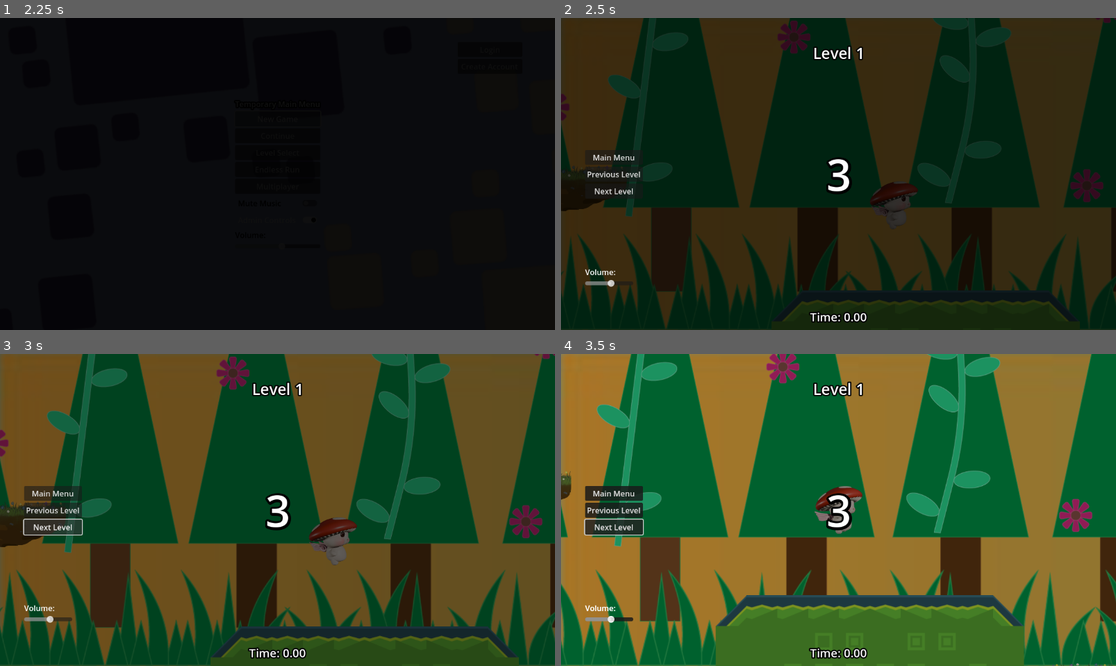
Above: before the commit, frames 1-4 (two rows, left to right).
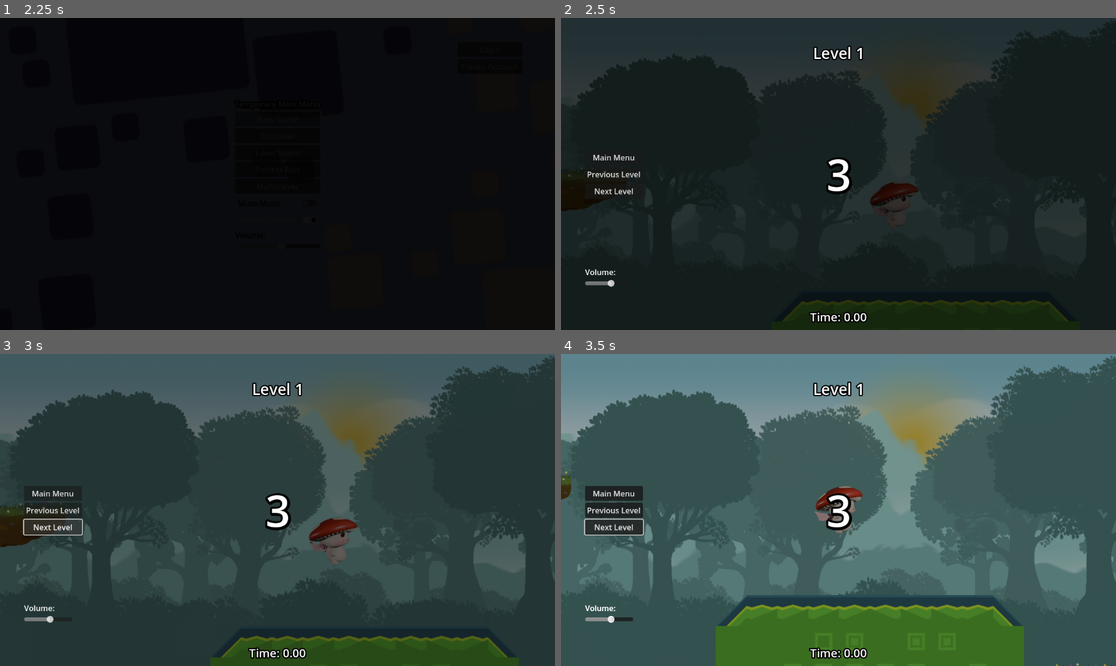
Above: after the commit, the same moments.

Repository: dustngroh/CapstoneProject
Game: Godot game, scene res://scenes/main/Game.tscn
The game is run twice, just before and just after one commit, with the same random seed, the same clock (stepped at 60 frames per second) and the same inputs. The engine's default icon, where the game draws it, is replaced by a stand-in: a white triangle on a blue panel in a dark square.
Inputs:
- Up to frame 1 (2.25 s): tap Enter at 0.5 s; hold Right (walk_right) 0.53-1.25 s; tap Space (jump) at 0.77 s; click "New Game" at 1.25 s; click "New Game" at 2 s
- Up to frame 2 (2.5 s): no input
- Up to frame 3 (3 s): click "Next Level" at 2.75 s
- Up to frame 4 (3.5 s): no input

Frame 1 is identical in both runs. In frame 2, 52% of the frame differs, in the area x 0-100%, y 0-100%; in frame 3, 88%; in frame 4, 85%.

Commit message:
Integrate new backgrounds

Diff:
--- a/run-game/scenes/levels/BaseLevel.tscn
+++ b/run-game/scenes/levels/BaseLevel.tscn
@@ -4,11 +4,11 @@
 [ext_resource type="PackedScene" uid="uid://bh68ke5pd617u" path="res://scenes/entities/characters/player/character_body_2d.tscn" id="2_qdxsp"]
 [ext_resource type="PackedScene" uid="uid://c7dcnp2hndaih" path="res://scenes/common/win_zone.tscn" id="2_yau4l"]
 [ext_resource type="PackedScene" uid="uid://coopu6svniep4" path="res://scenes/common/touch_controls.tscn" id="4_iqqkr"]
-[ext_resource type="Texture2D" uid="uid://bvgj1c46nqxqx" path="res://assets/level/backgrounds/level bkgd night.jpg" id="5_lxewm"]
 [ext_resource type="Texture2D" uid="uid://ob535jmd8i2a" path="res://assets/level/backgrounds/level bkgd trees night.png" id="6_ybrnv"]
 [ext_resource type="Texture2D" uid="uid://hximtx50slo3" path="res://assets/level/backgrounds/level bkgd grass night.png" id="7_ja628"]
 [ext_resource type="PackedScene" uid="uid://dg7278bc2g4bx" path="res://scenes/common/admin_controls.tscn" id="8_nyb32"]
 [ext_resource type="TileSet" uid="uid://kgj2kuo4olk6" path="res://assets/level/forest_tile_set.tres" id="9_k7avm"]
+[ext_resource type="Texture2D" uid="uid://c1cin2yom3816" path="res://assets/level/backgrounds/level1.png" id="10_2cqki"]
 
 [sub_resource type="WorldBoundaryShape2D" id="WorldBoundaryShape2D_16w4h"]
 
@@ -17,6 +17,14 @@
 player_scene = ExtResource("2_qdxsp")
 admin_controls_scene = ExtResource("8_nyb32")
 touch_controls_scene = ExtResource("4_iqqkr")
+
+[node name="Parallax2D" type="Parallax2D" parent="."]
+scroll_scale = Vector2(0, 0)
+
+[node name="Sprite2D" type="Sprite2D" parent="Parallax2D"]
+scale = Vector2(1.3, 1.3)
+texture = ExtResource("10_2cqki")
+centered = false
 
 [node name="Timer" type="Timer" parent="."]
 
@@ -30,16 +38,17 @@
 shape = SubResource("WorldBoundaryShape2D_16w4h")
 
 [node name="ParallaxBackground" type="ParallaxBackground" parent="."]
+visible = false
+follow_viewport_enabled = true
 
 [node name="Background" type="ParallaxLayer" parent="ParallaxBackground"]
-motion_scale = Vector2(0, 0)
 
 [node name="Sprite2D" type="Sprite2D" parent="ParallaxBackground/Background"]
-position = Vector2(2295, 1594.5)
-scale = Vector2(7.18125, 6.63958)
-texture = ExtResource("5_lxewm")
+texture = ExtResource("10_2cqki")
+centered = false
 
 [node name="Trees" type="ParallaxLayer" parent="ParallaxBackground"]
+visible = false
 motion_scale = Vector2(0.2, 0.2)
 
 [node name="Sprite2D" type="Sprite2D" parent="ParallaxBackground/Trees"]
@@ -48,6 +57,7 @@
 centered = false
 
 [node name="Grass" type="ParallaxLayer" parent="ParallaxBackground"]
+visible = false
 motion_scale = Vector2(0.5, 0)
 
 [node name="Sprite2D" type="Sprite2D" parent="ParallaxBackground/Grass"]
--- a/run-game/scenes/levels/base_level.gd
+++ b/run-game/scenes/levels/base_level.gd
@@ -36,16 +36,8 @@
 
 
 func _ready():
-	var screen_height = get_viewport().get_visible_rect().size.y
-	var grass_sprite = $ParallaxBackground/Grass/Sprite2D
-	var trees_sprite = $ParallaxBackground/Trees/Sprite2D
-	var grass_height = grass_sprite.texture.get_height() * grass_sprite.scale.y
-	var trees_height = trees_sprite.texture.get_height() * trees_sprite.scale.y
-	grass_sprite.position.y = screen_height - grass_height
-	trees_sprite.position.y = screen_height - trees_height
-	$ParallaxBackground/Grass.motion_mirroring = Vector2(grass_sprite.texture.get_width() * grass_sprite.scale.x, 0)
-	$ParallaxBackground/Trees.motion_mirroring = Vector2(trees_sprite.texture.get_width() * trees_sprite.scale.x + 50, 0)
-
+	resize_background()
+	get_viewport().size_changed.connect(resize_background)
 
 	spawn_player()
 
@@ -98,6 +90,24 @@
 	if timer_running:
 		elapsed_time += delta
 		update_timer_display()
+
+
+func resize_background():
+	var screen_size = get_viewport().get_visible_rect().size
+	var texture_size = $Parallax2D/Sprite2D.texture.get_size()
+
+	# First: scale by Y to maintain aspect ratio
+	var scale_y = screen_size.y / texture_size.y
+	var scaled_width = texture_size.x * scale_y
+
+	# Check if X does not fill screen
+	if scaled_width < screen_size.x:
+		# Scale by X instead
+		var scale_x = screen_size.x / texture_size.x
+		$Parallax2D/Sprite2D.scale = Vector2(scale_x, scale_x)
+	else:
+		$Parallax2D/Sprite2D.scale = Vector2(scale_y, scale_y)
+
 
 func update_timer_display():
 	time_label.text = "Time: %.2f" % elapsed_time  # Show time in seconds with 2 decimals
--- a/run-game/scenes/levels/main_levels/level_1.tscn
+++ b/run-game/scenes/levels/main_levels/level_1.tscn
@@ -1,8 +1,7 @@
-[gd_scene load_steps=8 format=4 uid="uid://jco3g4ho4nea"]
+[gd_scene load_steps=7 format=4 uid="uid://jco3g4ho4nea"]
 
 [ext_resource type="PackedScene" uid="uid://ds5twxhi7yq7j" path="res://scenes/levels/BaseLevel.tscn" id="1_x5cf2"]
 [ext_resource type="TileSet" uid="uid://bdaudv74wslo5" path="res://assets/level/test_tiles.tres" id="2_h5ykl"]
-[ext_resource type="Texture2D" uid="uid://43uwuj1ws4ib" path="res://assets/level/backgrounds/level bkgd sunset.jpg" id="2_j5840"]
 [ext_resource type="Texture2D" uid="uid://cg73lifu0b6gc" path="res://assets/level/backgrounds/level bkgd trees demo.png" id="3_x5tvq"]
 [ext_resource type="PackedScene" uid="uid://crlmo14rtbpw2" path="res://scenes/entities/items/speed_boost_item.tscn" id="3_x7g4m"]
 [ext_resource type="Texture2D" uid="uid://cx18ump3aw16" path="res://assets/level/backgrounds/level bkgd grass demo.png" id="4_nc4o4"]
@@ -10,21 +9,14 @@
 
 [node name="Level1" instance=ExtResource("1_x5cf2")]
 
-[node name="SpawnPoint" parent="." index="1"]
+[node name="SpawnPoint" parent="." index="2"]
 position = Vector2(254.657, 782.622)
-
-[node name="Sprite2D" parent="ParallaxBackground/Background" index="0"]
-position = Vector2(6884, 3573)
-texture = ExtResource("2_j5840")
 
 [node name="Sprite2D" parent="ParallaxBackground/Trees" index="0"]
 texture = ExtResource("3_x5tvq")
 
 [node name="Sprite2D" parent="ParallaxBackground/Grass" index="0"]
 texture = ExtResource("4_nc4o4")
-
-[node name="WinZone" parent="." index="4"]
-position = Vector2(8202, 386)
 
 [node name="OldMap" type="TileMapLayer" parent="." index="5"]
 tile_map_data = PackedByteArray("AAAJABwAAAAAAAkAAgAJABsAAAAAAAkAAgAJABoAAAAAAAkAAgAJABkAAAAAAAkAAgAJABgAAAAAAAkAAgAJAB …(58000 unchanged characters)…
@@ -39,8 +31,8 @@
 [node name="SpeedBoostItem3" parent="." index="8" instance=ExtResource("3_x7g4m")]
 position = Vector2(5859.08, 419.551)
 
-[node name="BaseTileMap" parent="." index="9"]
-tile_map_data = PackedByteArray("AAAHAAsAAQACAAMAAAAIAAsAAQADAAMAAAAJAAsAAQAEAAMAAAALAAsAAQACAAMAAAAMAAsAAQADAAMAAAANAAsAAQAEAAMAAAAPAAsAAQACAAMAAAAQAAsAAQADAAMAAAARAAsAAQAEAAMAAAD6/wcAAQACAAMAAAD7/wcAAQADAAMAAAD8/wcAAQAEAAMAAAA=")
+[node name="WinZone" parent="." index="9"]
+position = Vector2(8202, 386)
 
 [node name="Spring" parent="." index="10" instance=ExtResource("7_u76kl")]
 position = Vector2(3281, 910)
@@ -48,3 +40,6 @@
 [node name="Spring2" parent="." index="11" instance=ExtResource("7_u76kl")]
 position = Vector2(4582, 667)
 bounce_force = -2000.0
+
+[node name="BaseTileMap" parent="." index="12"]
+tile_map_data = PackedByteArray("AAAHAAsAAQACAAMAAAAIAAsAAQADAAMAAAAJAAsAAQAEAAMAAAALAAsAAQACAAMAAAAMAAsAAQADAAMAAAANAAsAAQAEAAMAAAAPAAsAAQACAAMAAAAQAAsAAQADAAMAAAARAAsAAQAEAAMAAAD6/wcAAQACAAMAAAD7/wcAAQADAAMAAAD8/wcAAQAEAAMAAAA=")
--- a/run-game/scenes/levels/main_levels/level_2.tscn
+++ b/run-game/scenes/levels/main_levels/level_2.tscn
@@ -2,20 +2,17 @@
 
 [ext_resource type="PackedScene" uid="uid://ds5twxhi7yq7j" path="res://scenes/levels/BaseLevel.tscn" id="1_qqkmf"]
 [ext_resource type="TileSet" uid="uid://bdaudv74wslo5" path="res://assets/level/test_tiles.tres" id="2_503dh"]
-[ext_resource type="Texture2D" uid="uid://bhe8qbsxe27cd" path="res://assets/level/backgrounds/set3_background.png" id="4_m7rbi"]
+[ext_resource type="Texture2D" uid="uid://bkjrohmgq25bd" path="res://assets/level/backgrounds/level2.png" id="2_m8ppy"]
 [ext_resource type="PackedScene" uid="uid://crlmo14rtbpw2" path="res://scenes/entities/items/speed_boost_item.tscn" id="5_wm04e"]
 
 [node name="Level 2" instance=ExtResource("1_qqkmf")]
 current_level_number = 2
 
-[node name="SpawnPoint" parent="." index="1"]
+[node name="Sprite2D" parent="Parallax2D" index="0"]
+texture = ExtResource("2_m8ppy")
+
+[node name="SpawnPoint" parent="." index="2"]
 position = Vector2(367.569, 614.941)
-
-[node name="Sprite2D" parent="ParallaxBackground/Background" index="0"]
-texture = ExtResource("4_m7rbi")
-
-[node name="WinZone" parent="." index="4"]
-position = Vector2(7378, 578)
 
 [node name="OldMap" type="TileMapLayer" parent="." index="5"]
 tile_map_data = PackedByteArray("AAAUADQAAAAEAAgAAAAUADMAAAACAAgAAAAUADIAAAAEAAgAAAAUADEAAAAEAAgAAAAUADAAAAAEAAgAAAAUAC …(123168 unchanged characters)…
@@ -32,3 +29,6 @@
 
 [node name="SpeedBoostItem4" parent="." index="9" instance=ExtResource("5_wm04e")]
 position = Vector2(5008.98, 1256.39)
+
+[node name="WinZone" parent="." index="10"]
+position = Vector2(7378, 578)
--- a/run-game/scenes/levels/main_levels/level_3.tscn
+++ b/run-game/scenes/levels/main_levels/level_3.tscn
@@ -1,6 +1,7 @@
-[gd_scene load_steps=5 format=4 uid="uid://il6lmkbwu62k"]
+[gd_scene load_steps=6 format=4 uid="uid://il6lmkbwu62k"]
 
 [ext_resource type="PackedScene" uid="uid://ds5twxhi7yq7j" path="res://scenes/levels/BaseLevel.tscn" id="1_fgr6e"]
+[ext_resource type="Texture2D" uid="uid://x4ibb3vrvfx2" path="res://assets/level/backgrounds/level3.png" id="2_g2aj3"]
 [ext_resource type="TileSet" uid="uid://cpgcav0o3xltg" path="res://scenes/levels/test_levels/test_tile_set.tres" id="2_ulylh"]
 [ext_resource type="Texture2D" uid="uid://da06vysvw5e7s" path="res://assets/level/backgrounds/set2_background.png" id="4_jt047"]
 [ext_resource type="PackedScene" uid="uid://crlmo14rtbpw2" path="res://scenes/entities/items/speed_boost_item.tscn" id="4_wvpn8"]
@@ -8,11 +9,11 @@
 [node name="Level3" instance=ExtResource("1_fgr6e")]
 current_level_number = 3
 
-[node name="SpawnPoint" parent="." index="1"]
+[node name="Sprite2D" parent="Parallax2D" index="0"]
+texture = ExtResource("2_g2aj3")
+
+[node name="SpawnPoint" parent="." index="2"]
 position = Vector2(-1504.69, 839.066)
-
-[node name="Sprite2D" parent="ParallaxBackground/Background" index="0"]
-texture = ExtResource("4_jt047")
 
 [node name="OldMap" type="TileMapLayer" parent="." index="4"]
 tile_map_data = PackedByteArray("AACb/zsAAAADAAAAAACc/zsAAAADAAAAAACd/zsAAAADAAAAAACe/zsAAAADAAAAAACf/zsAAAADAAAAAACg/z …(5520 unchanged characters)…
@@ -26,8 +27,11 @@
 text = "Level 3
 Good luck this one's hard"
 
-[node name="WinZone" parent="." index="6"]
-position = Vector2(849, 976)
+[node name="Sprite2D" parent="ParallaxBackground/Background" index="0"]
+texture = ExtResource("4_jt047")
 
 [node name="SpeedBoostItem" parent="." index="7" instance=ExtResource("4_wvpn8")]
 position = Vector2(-586.083, 1033.14)
+
+[node name="WinZone" parent="." index="8"]
+position = Vector2(849, 976)
--- a/run-game/scenes/levels/main_levels/level_4.tscn
+++ b/run-game/scenes/levels/main_levels/level_4.tscn
@@ -1,63 +1,43 @@
 [gd_scene load_steps=5 format=4 uid="uid://ksbuei68jtj2"]
 
 [ext_resource type="PackedScene" uid="uid://ds5twxhi7yq7j" path="res://scenes/levels/BaseLevel.tscn" id="1_islso"]
-[ext_resource type="Texture2D" uid="uid://cgxc1wnbj8dl7" path="res://assets/level_select/level map.jpg" id="2_4i1cn"]
 [ext_resource type="TileSet" uid="uid://cpgcav0o3xltg" path="res://scenes/levels/test_levels/test_tile_set.tres" id="2_me2ul"]
+[ext_resource type="Texture2D" uid="uid://b525vybowk2i6" path="res://assets/level/backgrounds/level4.png" id="2_mvvt6"]
 [ext_resource type="PackedScene" uid="uid://b83jnvp62cq81" path="res://scenes/entities/obstacles/dummy_ball.tscn" id="3_egd4i"]
 
 [node name="Level4" instance=ExtResource("1_islso")]
 current_level_number = 4
 countdown_seconds = 0
 
-[node name="Background" type="TextureRect" parent="." index="1"]
-offset_left = -157.0
-offset_top = -215.0
-offset_right = 1764.0
-offset_bottom = 866.0
-scale = Vector2(2, 2)
-texture = ExtResource("2_4i1cn")
+[node name="Sprite2D" parent="Parallax2D" index="0"]
+texture = ExtResource("2_mvvt6")
 
 [node name="SpawnPoint" parent="." index="2"]
 position = Vector2(684.873, 752.449)
 
-[node name="Sprite2D" parent="ParallaxBackground/Background" index="0"]
-visible = false
-
-[node name="ColorRect" type="ColorRect" parent="ParallaxBackground/Background" index="1"]
-anchors_preset = 15
-anchor_right = 1.0
-anchor_bottom = 1.0
-offset_left = -4619.0
-offset_top = -2535.0
-offset_right = 6881.0
-offset_bottom = 4681.0
-grow_horizontal = 2
-grow_vertical = 2
-color = Color(0.172549, 0.768627, 0.858824, 1)
-
-[node name="OldMap" type="TileMapLayer" parent="." index="5"]
+[node name="OldMap" type="TileMapLayer" parent="." index="4"]
 tile_map_data = PackedByteArray("AAAEAD0AAAADAAAAAAAFAD0AAAADAAAAAAAGAD0AAAADAAAAAAAHAD0AAAADAAAAAAAIAD0AAAADAAAAAAAJAD …(6912 unchanged characters)…
 tile_set = ExtResource("2_me2ul")
 
-[node name="RigidBody2D" parent="." index="6" instance=ExtResource("3_egd4i")]
+[node name="RigidBody2D" parent="." index="5" instance=ExtResource("3_egd4i")]
 position = Vector2(1344, 453)
 
-[node name="RigidBody2D2" parent="." index="7" instance=ExtResource("3_egd4i")]
+[node name="RigidBody2D2" parent="." index="6" instance=ExtResource("3_egd4i")]
 position = Vector2(1612, 340)
 
-[node name="RigidBody2D3" parent="." index="8" instance=ExtResource("3_egd4i")]
+[node name="RigidBody2D3" parent="." index="7" instance=ExtResource("3_egd4i")]
 position = Vector2(1816, 340)
 
-[node name="RigidBody2D4" parent="." index="9" instance=ExtResource("3_egd4i")]
+[node name="RigidBody2D4" parent="." index="8" instance=ExtResource("3_egd4i")]
 position = Vector2(2012, 329)
 
-[node name="RigidBody2D5" parent="." index="10" instance=ExtResource("3_egd4i")]
+[node name="RigidBody2D5" parent="." index="9" instance=ExtResource("3_egd4i")]
 position = Vector2(2235, 382)
 
-[node name="RigidBody2D6" parent="." index="11" instance=ExtResource("3_egd4i")]
+[node name="RigidBody2D6" parent="." index="10" instance=ExtResource("3_egd4i")]
 position = Vector2(2424, 529)
 
-[node name="Label" type="Label" parent="." index="12"]
+[node name="Label" type="Label" parent="." index="11"]
 offset_left = 934.0
 offset_top = 792.0
 offset_right = 1431.0
@@ -66,5 +46,8 @@
 Congratulations
 Real levels will be more diffcult and strictly for players 13+  sorry"
 
+[node name="Sprite2D" parent="ParallaxBackground/Background" index="0"]
+visible = false
+
 [node name="WinZone" parent="." index="13"]
 position = Vector2(2643, 801)
--- a/run-game/scenes/levels/test_levels/level_2.tscn
+++ b/run-game/scenes/levels/test_levels/level_2.tscn
@@ -33,7 +33,7 @@
 scale = Vector2(0.2, 0.2)
 texture = ExtResource("2_5ngih")
 
-[node name="SpawnPoint" parent="." index="4"]
+[node name="SpawnPoint" parent="." index="5"]
 position = Vector2(191.404, 472.517)
 
 [node name="OldMap" type="TileMapLayer" parent="." index="7"]
@@ -46,9 +46,6 @@
 offset_right = 714.0
 offset_bottom = 480.0
 text = "And this is level 2"
-
-[node name="WinZone" parent="." index="9"]
-position = Vector2(4114, -503)
 
 [node name="MovingPlatform" parent="." index="10" instance=ExtResource("4_gisli")]
 position = Vector2(2008, 121)
@@ -84,3 +81,6 @@
 
 [node name="SpeedBoostItem3" parent="." index="17" instance=ExtResource("5_rfrtb")]
 position = Vector2(3639, 648)
+
+[node name="WinZone" parent="." index="18"]
+position = Vector2(4114, -503)
Binary file added: run-game/assets/level/backgrounds/level1.png
Not shown, added: run-game/assets/level/backgrounds/level1.png.import
Binary file added: run-game/assets/level/backgrounds/level2.png
Not shown, added: run-game/assets/level/backgrounds/level2.png.import
Binary file added: run-game/assets/level/backgrounds/level3.png
Not shown, added: run-game/assets/level/backgrounds/level3.png.import
Binary file added: run-game/assets/level/backgrounds/level4.png
Not shown, added: run-game/assets/level/backgrounds/level4.png.import
Not shown, changed: docs/index.html
Not shown, changed: docs/index.pck
